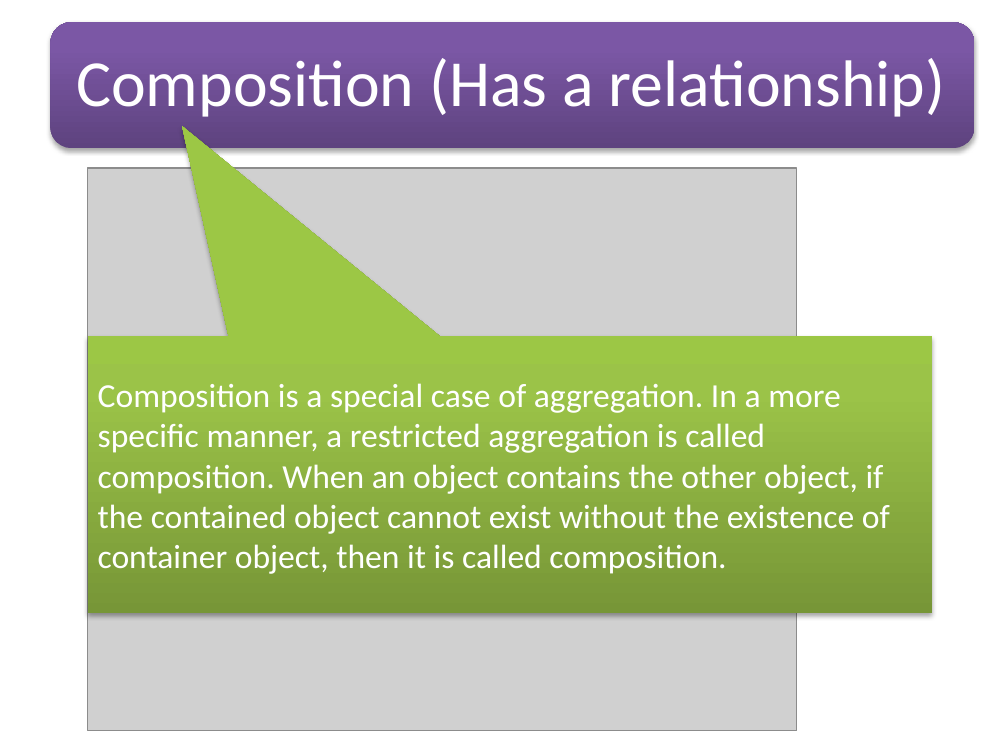
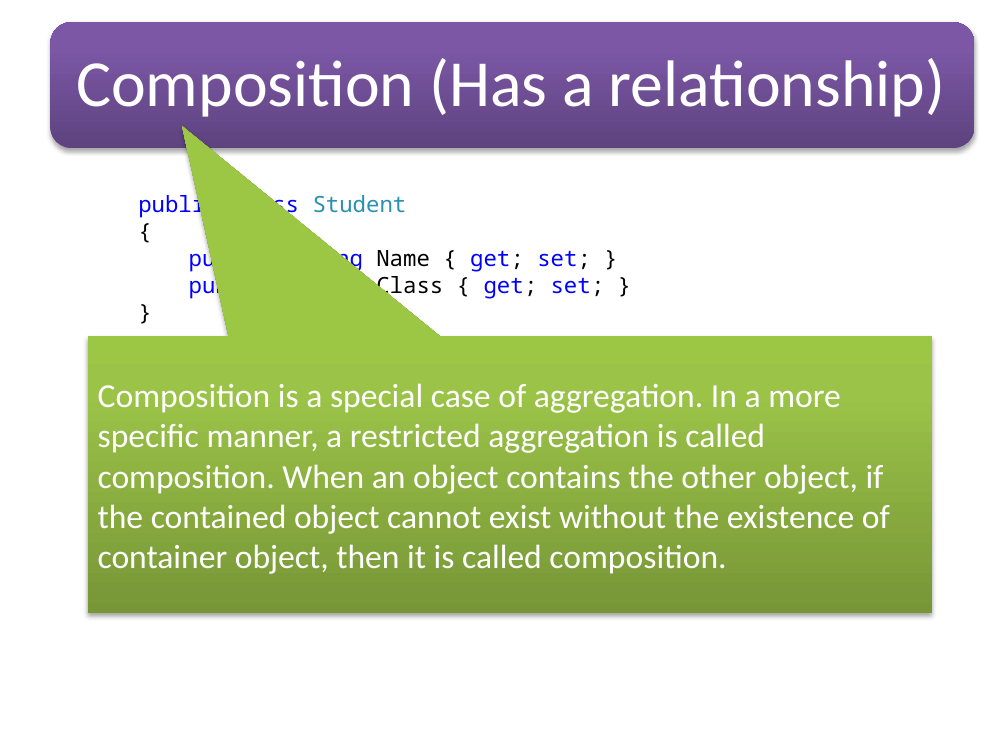
Before and after one commit to soyebparvez/DesignPatternData, a slide deck: slide 10 of Design Principle.pptx. Drawn at 1008x756 pixels with LibreOffice and Linux fonts; fonts in the diff are those of the drawing; grey boxes stand for pictures. Boxes give left, top, right and bottom in pixels: in the first picture for what was removed or moved away, otherwise in the second. Text is boxed around its words. In the diff, an @@ line names an element or a change of style, - is before the commit and + after.

```diff
--- a/Design Principle.pptx
+++ b/Design Principle.pptx
@@ picture removed at [88, 168, 796, 731] @@
@@ text added at [138, 192, 846, 534], 16 pt, text #0000FF @@
+public class Student
+{
+  public string Name { get; set; }
+  public string Class { get; set; }
+}
+public class School
+{
+  public List<Student> Students { get; private set; }
+  public School()
+  {
+    this.Students = new List<Student>();
+  }
+}
```
Also in this commit, not shown: 2 other slides changed.
